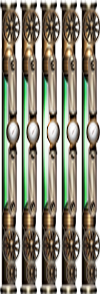
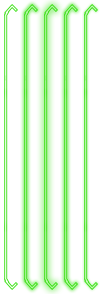
Layered file, before and after one edit (100 × 294). Changes by layer:
added layer "Layer 2 copy 4" above "Layer 2 copy 3" over (84, 4, 98, 290)
added layer "Layer 2 copy 3" above "Layer 2 copy 2" over (24, 4, 38, 290)
added layer "Layer 2 copy 2" above "Layer 2 copy" over (44, 4, 58, 290)
renamed "Layer 7 copy 4" to "Layer 2 copy", painted on it over (64, 0, 100, 294)
renamed "Layer 7 copy 3" to "Layer 2", painted on it over (4, 0, 81, 294)
renamed "Layer 7 copy 2" to "Layer 1", hid it, painted on it over (0, 0, 100, 294)
renamed "Layer 7 copy" to "Layer 0", hid it, painted on it over (0, 0, 100, 294)
removed layer "Layer 1" over (0, 0, 21, 294)
